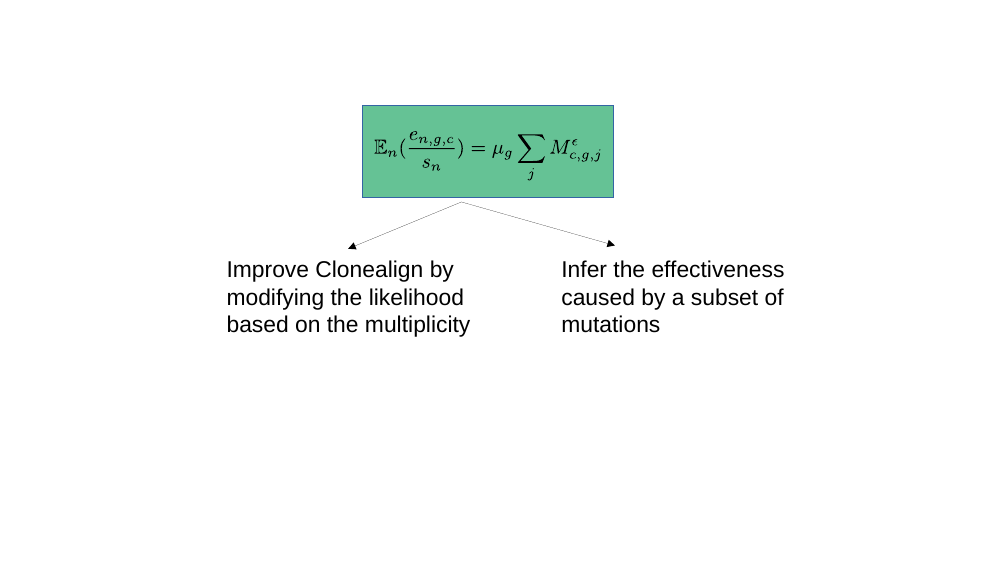
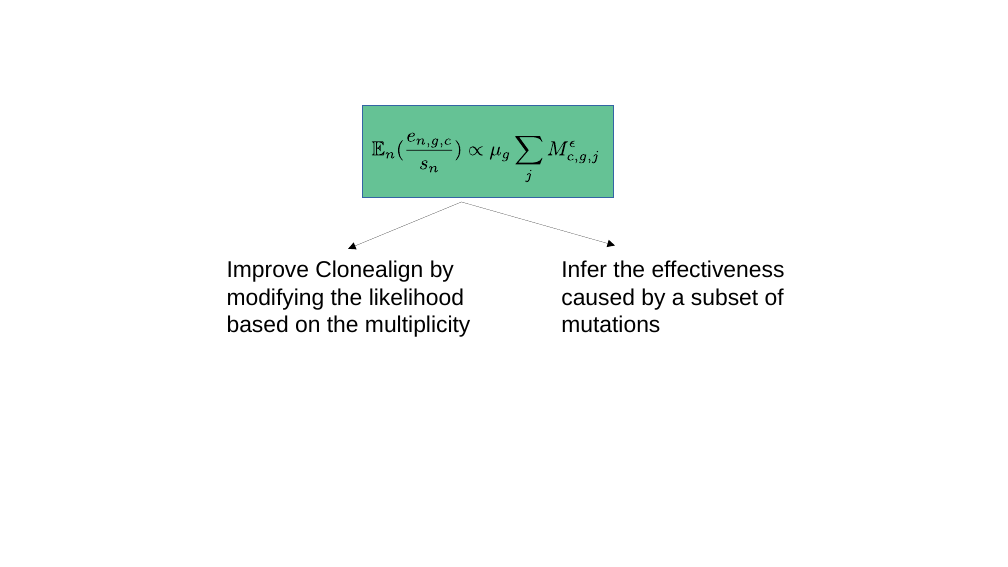
Before and after one commit to dynmodels/loci, a slide deck: slide 16 of loci.odp (slide 15 before the commit). Drawn at 1008x567 pixels with LibreOffice and Linux fonts; fonts in the diff are those of the drawing. Boxes give left, top, right and bottom in pixels: in the first picture for what was removed or moved away, otherwise in the second. Text is boxed around its words. In the diff, an @@ line names an element or a change of style, - is before the commit and + after.

```diff
--- a/loci.odp
+++ b/loci.odp
@@ freeform shape: place and size @@
-freeform shape at (472, 146, 486, 151)
+freeform shape at (469, 146, 483, 155)
@@ outline redrawn in 24 elements at (386, 152, 395, 158), (432, 138, 439, 147), (416, 138, 425, 145), (427, 143, 429, 147), (441, 143, 443, 147), (445, 138, 451, 145), (502, 152, 509, 161), (589, 159, 591, 164), (372, 142, 385, 155), (568, 155, 574, 161), (516, 136, 543, 165), (580, 155, 587, 164), (570, 141, 575, 147), (398, 140, 402, 160), (407, 133, 415, 142), (406, 150, 452, 151), (420, 160, 427, 169), (429, 166, 438, 173), (456, 140, 460, 160), (490, 146, 501, 160), (525, 170, 531, 183), (548, 142, 568, 155), (575, 159, 577, 164), (592, 151, 598, 164) @@
```
Also in this commit, not shown: 9 other slides changed, 2 slides added, 1 slide removed, 1 other file.
